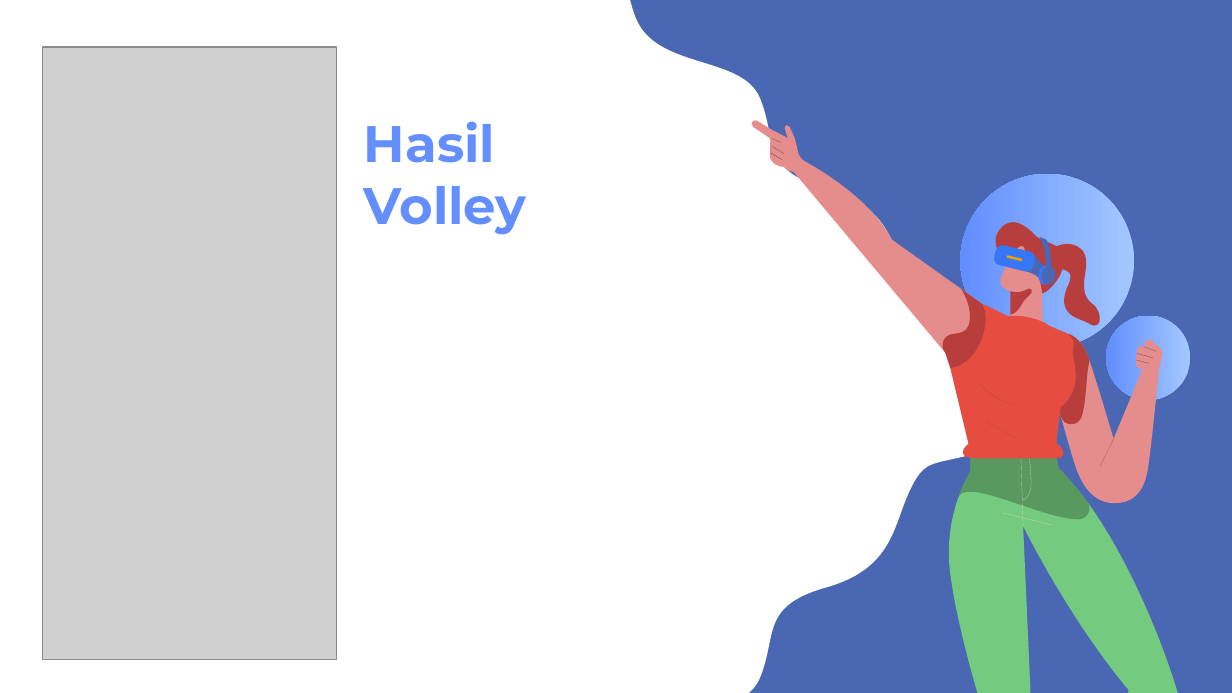
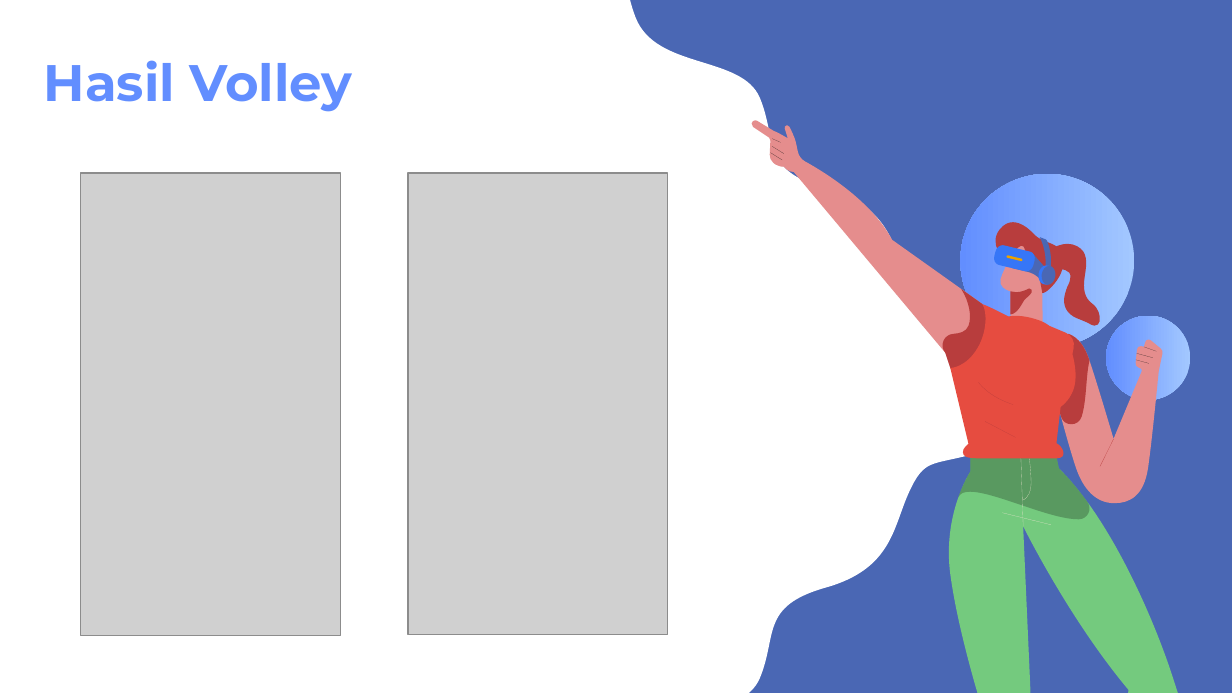
Before and after one commit to GaniFR/KS5-Volley-Example, a slide deck: slide 9 of VOLLEY_KELOMPOK 2.pptx. Drawn at 1232x693 pixels with LibreOffice and Linux fonts; fonts in the diff are those of the drawing; grey boxes stand for pictures. Boxes give left, top, right and bottom in pixels: in the first picture for what was removed or moved away, otherwise in the second. Text is boxed around its words. In the diff, an @@ line names an element or a change of style, - is before the commit and + after.

```diff
--- a/VOLLEY_KELOMPOK 2.pptx
+++ b/VOLLEY_KELOMPOK 2.pptx
@@ title "Hasil Volley" rewrapped from (x1=364, y1=121, x2=526, y2=235) to (x1=44, y1=60, x2=352, y2=112) @@
@@ picture resized from (x1=42, y1=47, x2=336, y2=659) to (x1=80, y1=172, x2=340, y2=634) @@
@@ picture added at (x1=408, y1=172, x2=668, y2=634) @@
```
